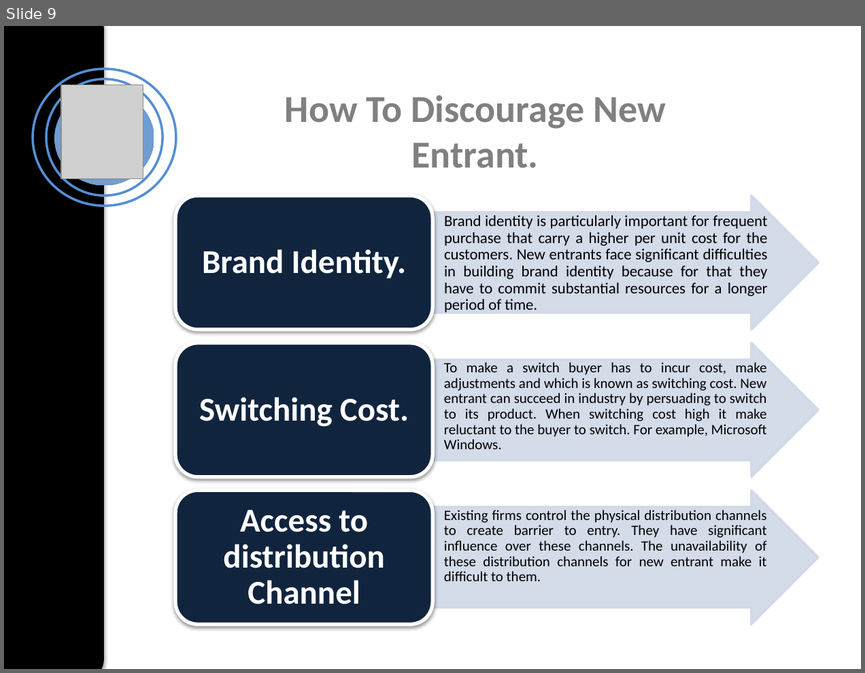
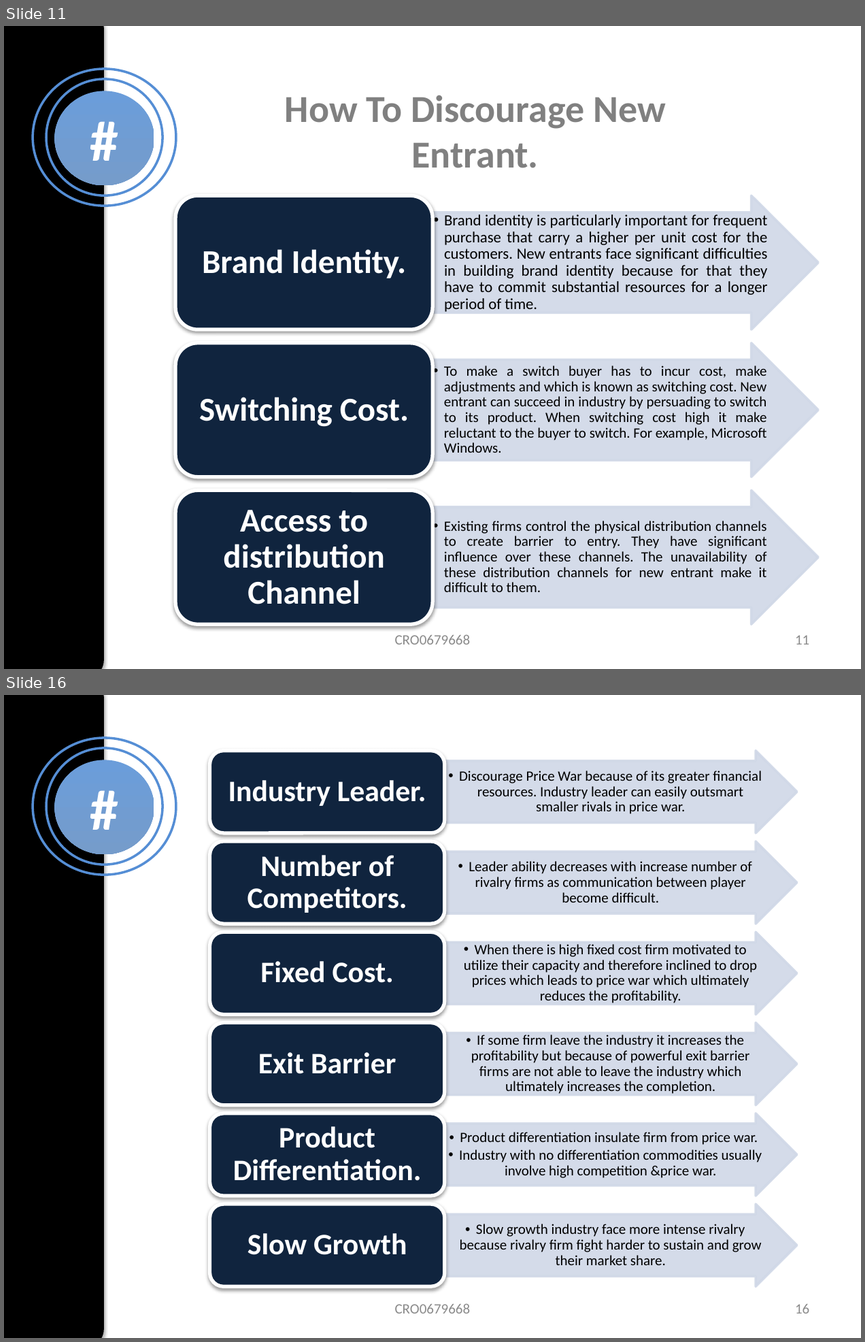
Before and after one commit to Akshaywebdev888/presentation, a slide deck: Five Forces of Competitive Ananlysis.pptx. Shown one above the other, each under a label of ours: slide 9 before the commit, slides 11 and 16 after it; the slides between them are not shown. The pictures are 865x673 and 865x1342 pixels, drawn with LibreOffice and Linux fonts; fonts in the diff are those of the drawing; grey boxes stand for pictures. Boxes give left, top, right and bottom in pixels: in the first picture for what was removed or moved away, otherwise in the second. Text is boxed around its words. In the diff, an @@ line names an element or a change of style, - is before the commit and + after.

```diff
--- a/Five Forces of Competitive Ananlysis.pptx
+++ b/Five Forces of Competitive Ananlysis.pptx
@@ slide 16 added at box(4, 695, 861, 1338), background #FFFFFF @@
@@ rounded rectangle added at box(4, 695, 103, 1338), fill #000000 @@
@@ ellipse added at box(33, 738, 175, 875), outline #558ED5 2 pt @@
@@ ellipse added at box(46, 748, 162, 864), outline #558ED5 2 pt @@
@@ ellipse added at box(54, 760, 154, 854), fill gradient #6B9DDA to #759CCB, 48 pt, text #FFFFFF, bold @@
+#
@@ group added at box(209, 751, 797, 1286): 12 texts, 6 right arrows, 6 rounded rectangles @@
+  •• Discourage Price War because of its greater financial resources. Industry leader can easily outsmart smaller rivals in price war.
+Industry Leader.
+  •• Leader ability decreases with increase number of rivalry firms as communication between player become difficult.
+Number of Competitors.
+  •• When there is high fixed cost firm motivated to utilize their capacity and therefore inclined to drop prices which leads to price war which ultimately reduces the profitability.
+Fixed Cost.
+  •• If some firm leave the industry it increases the profitability but because of powerful exit barrier firms are not able to leave the industry which ultimately increases the completion.
+Exit Barrier
+  •• Product differentiation insulate firm from price war.
+  •• Industry with no differentiation commodities usually involve high competition &price war.
+Product Differentiation.
+  •• Slow growth industry face more intense rivalry because rivalry firm fight harder to sustain and grow their market share.
+Slow Growth
@@ text added at box(395, 1304, 470, 1313), 12 pt, text #8C8C8C @@
+CRO0679668
@@ page number added at box(795, 1304, 809, 1313), 12 pt, text #8C8C8C @@
+16
@@ what was slide 9 is now slide 11 @@
@@ slide 11 changed as well @@
@@ picture removed at box(61, 85, 143, 180) @@
@@ text in ellipse at box(54, 91, 154, 185): text added @@
+#
@@ bullet none to ••; vertical alignment top to middle in 3 elements at box(444, 214, 768, 312), box(444, 365, 767, 452), box(444, 520, 767, 592) @@
@@ text added at box(395, 635, 470, 644), 12 pt, text #8C8C8C @@
+CRO0679668
@@ page number added at box(795, 635, 809, 644), 12 pt, text #8C8C8C @@
+11
```
Also in this commit, not shown: 9 other slides changed, 8 other slides added, 13 other files.
